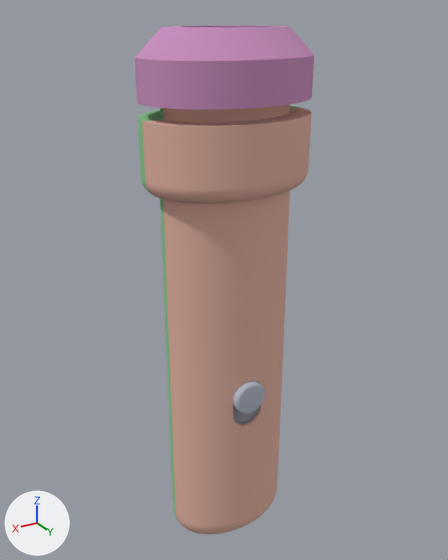
One commit to the glTF model model.glb: the scene before it, then after it.
The view is the same before and after, from a camera (50 mm lens) standing at (8.99, 14.83, 16.57) and looking at (-0.13, -0.36, 8.97). Arrows for +X, +Y and +Z are at lower left; the lights stay in place. The picture after the commit comes second. Where no turn or scale is listed for an object, it has been applied to the vertices. Vertices at exactly the same position are counted once.

In view in the first picture: 'BOUTON', 'CHAPEAU_LOUPE', 'FACE_ARRIERE', 'FACE_AVANT'.
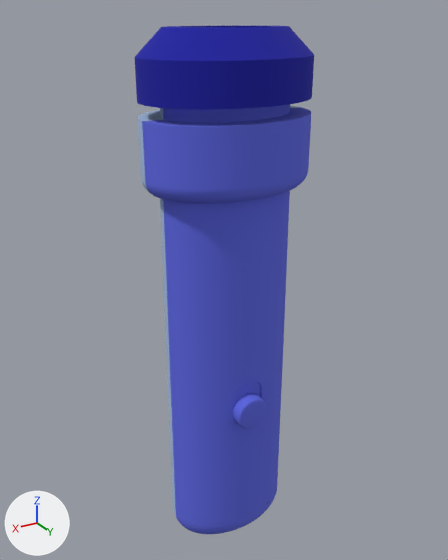
Pixel boxes (x1, y1, x2, y2) of what changed, in the pictures (448 x 560 px):
'FACE_AVANT', recoloured (beige to blue): (142, 104, 311, 534) in both
'CHAPEAU_LOUPE', recoloured (pink to blue): (135, 26, 314, 110) in both
'FACE_ARRIERE', recoloured: (138, 106, 297, 516) in both
'BOUTON', recoloured, reshaped, moved: before (233, 381, 265, 424); after (233, 381, 267, 428)

The change, as a diff of the scene's bpy script:
```diff
--- a/model.glb.py
+++ b/model.glb.py
@@ mat_peinture___brillant_émaillé__vert__004 @@
 mat_peinture___brillant_émaillé__vert__004 = principled_material('Peinture_-_Brillant_émaillé_(vert).004')
-mat_peinture___brillant_émaillé__vert__004.base_color = (0.451, 0.497, 0.591)  # light grey #b3bbca
+mat_peinture___brillant_émaillé__vert__004.base_color = (0.00857, 0.0101, 0.358)  # blue #171aa1
 mat_peinture___brillant_émaillé__vert__004.roughness = 1.0
@@ mat_peinture___brillant_émaillé__vert__002 @@
 mat_peinture___brillant_émaillé__vert__002 = principled_material('Peinture_-_Brillant_émaillé_(vert).002')
-mat_peinture___brillant_émaillé__vert__002.base_color = (0.761, 0.44, 0.356)  # beige #e2b1a1
+mat_peinture___brillant_émaillé__vert__002.base_color = (0.112, 0.138, 0.761)  # blue #5e68e2
 mat_peinture___brillant_émaillé__vert__002.roughness = 1.0
@@ me_cylinder @@
 # used by ob_bouton; location = (0.05, 1.06, 5.77)
-me_cylinder.from_pydata(...)  # 258 vertices, 508 faces; spans x -0.53..0.53, y -0.3..0.53, z -1.3..1.2
+me_cylinder.from_pydata(...)  # 290 vertices, 572 faces; spans x -0.53..0.53, y -0.3..0.53, z -1.3..1.2
+# me_cylinder part 2: 481 faces spanning x -0.53..0.53, y -0.3..0.53, z -1.3..1.2 switch from mat_peinture___brillant_émaillé__vert__004 (light grey #b3bbca) to mat_peinture___brillant_émaillé__vert__002 (blue #5e68e2)
+# edits to the shape of me_cylinder do not show in these pictures
@@ me_lampe_v3_006 @@
 me_lampe_v3_006.from_pydata(...)  # 1272 vertices, 2478 faces; spans x -2.49..2.49, y -1.9..1.9, z 13.45..16.25
 # used by ob_chapeau_loupe; location = (0.0, 0.0, 0.0)
-me_lampe_v3_006.materials.append(mat_acier___satiné_001)  # light grey #cfcfcf
+# me_lampe_v3_006 part 1: all 2062 faces that had it switch from mat_peinture___brillant_émaillé__vert__003 (pink #ca8fbe) to mat_peinture___brillant_émaillé__vert__004 (blue #171aa1)
@@ ob_bouton @@
 ob_bouton = bpy.data.objects.new('BOUTON', me_cylinder)
-ob_bouton.location = (0.05, 1.06, 5.77)
+ob_bouton.location = (0.05, 1.17, 5.29)
```
